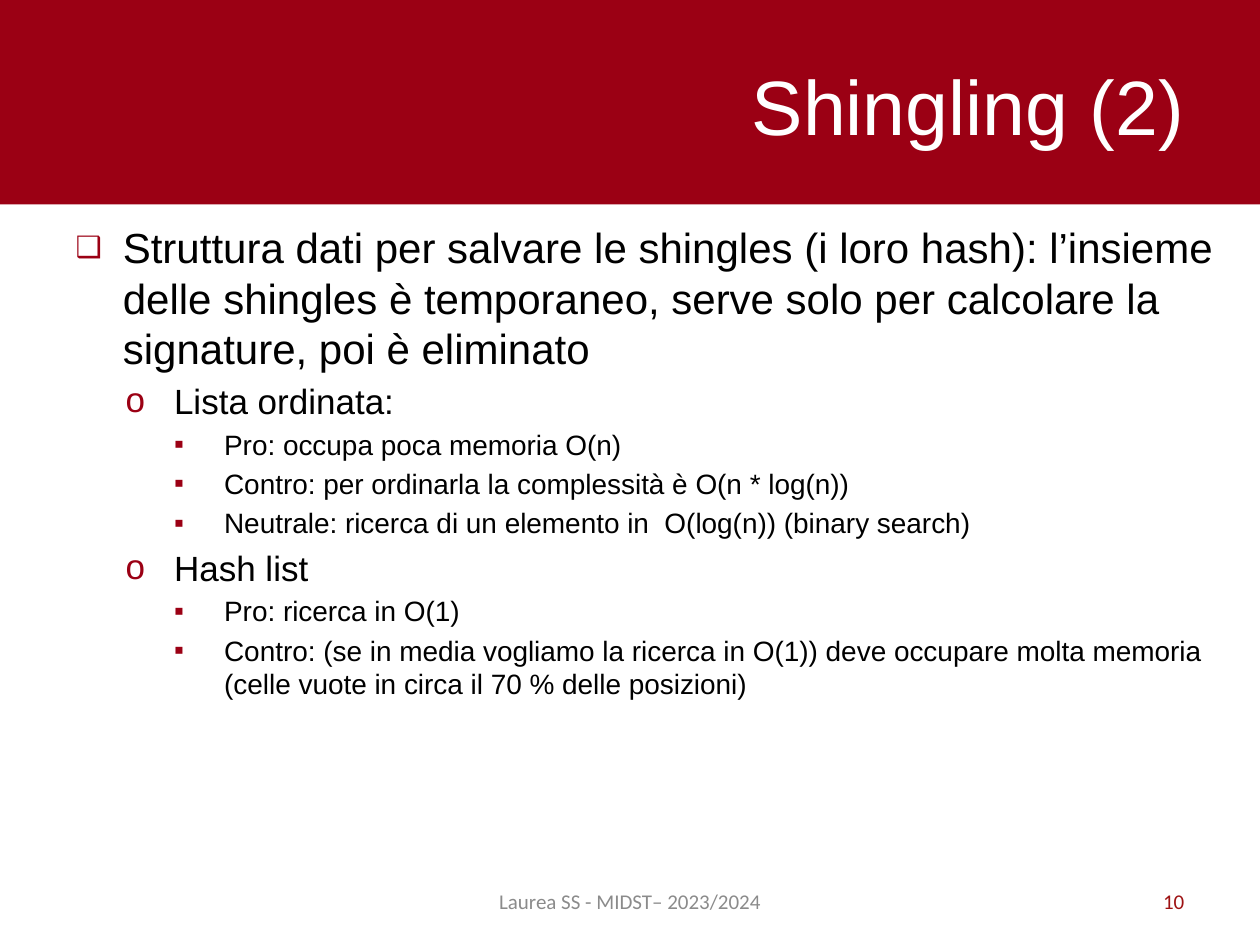
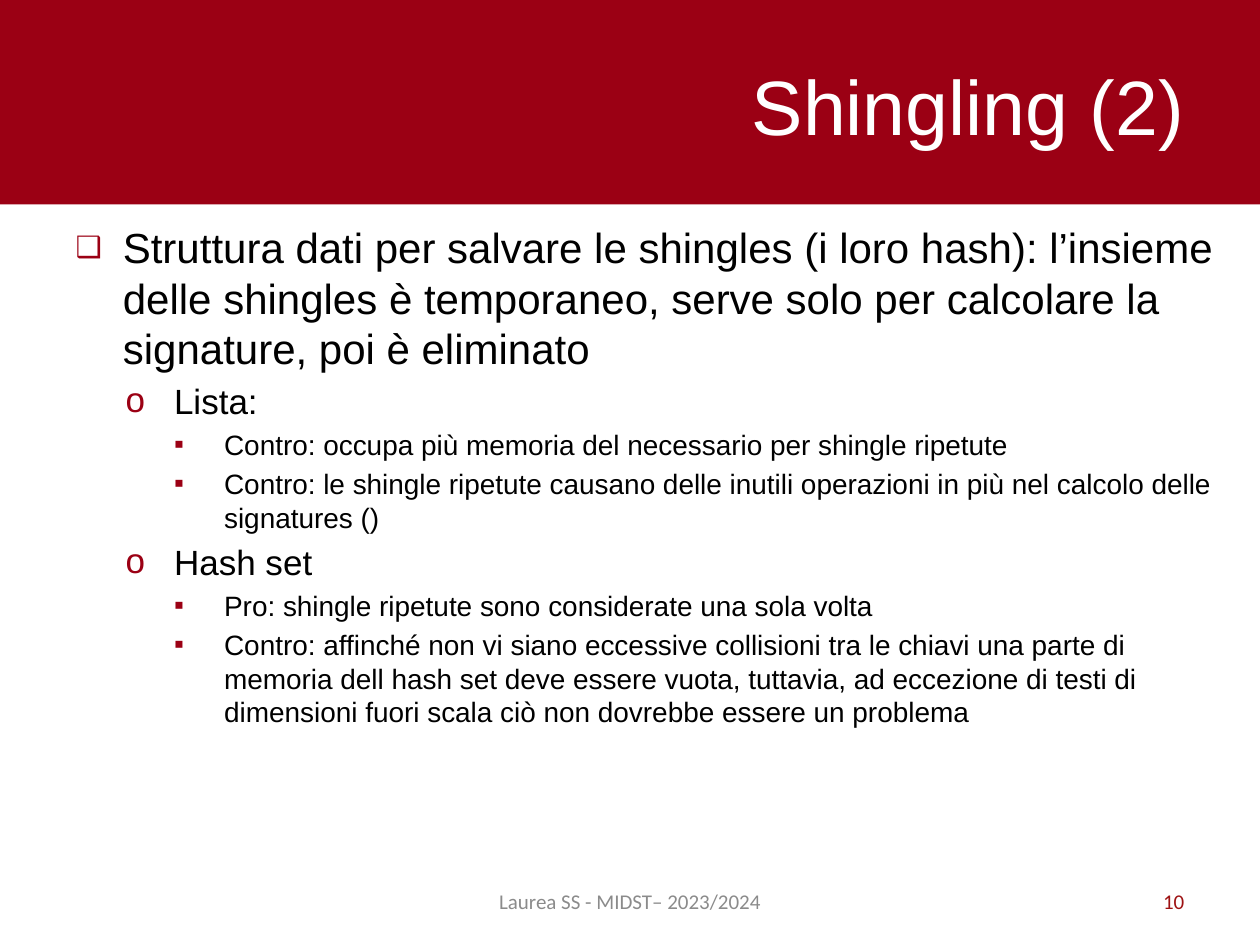
Before and after one commit to pietro-stangherlin/near_duplicate_doc_lsh, a slide deck: slide 10 of slides/ita/slides_ita.pptx. Drawn at 1260x945 pixels with LibreOffice and Linux fonts; fonts in the diff are those of the drawing. Boxes give left, top, right and bottom in pixels: in the first picture for what was removed or moved away, otherwise in the second. Text is boxed around its words. In the diff, an @@ line names an element or a change of style, - is before the commit and + after.

Commit message:
updated README.md with some folders descriptions, changed the functions to make the shingles, so all return a numpy array

```diff
--- a/slides/ita/slides_ita.pptx
+++ b/slides/ita/slides_ita.pptx
@@ text at (174,388,1211,727): text changed @@
-  o Lista ordinata:
-    ▪ Pro: occupa poca memoria O(n)
-    ▪ Contro: per ordinarla la complessità è O(n * log(n))
-    ▪ Neutrale: ricerca di un elemento in O(log(n)) (binary search)
-  o Hash list
-    ▪ Pro: ricerca in O(1)
-    ▪ Contro: (se in media vogliamo la ricerca in O(1)) deve occupare molta memoria (celle vuote in circa il 70 % delle posizioni)
+  o Lista:
+    ▪ Contro: occupa più memoria del necessario per shingle ripetute
+    ▪ Contro: le shingle ripetute causano delle inutili operazioni in più nel calcolo delle signatures ()
+  o Hash set
+    ▪ Pro: shingle ripetute sono considerate una sola volta
+    ▪ Contro: affinché non vi siano eccessive collisioni tra le chiavi una parte di memoria dell hash set deve essere vuota, tuttavia, ad eccezione di testi di dimensioni fuori scala ciò non dovrebbe essere un problema
```
Also in this commit, not shown: 4 other slides changed, 1 slide added, 4 other files.
